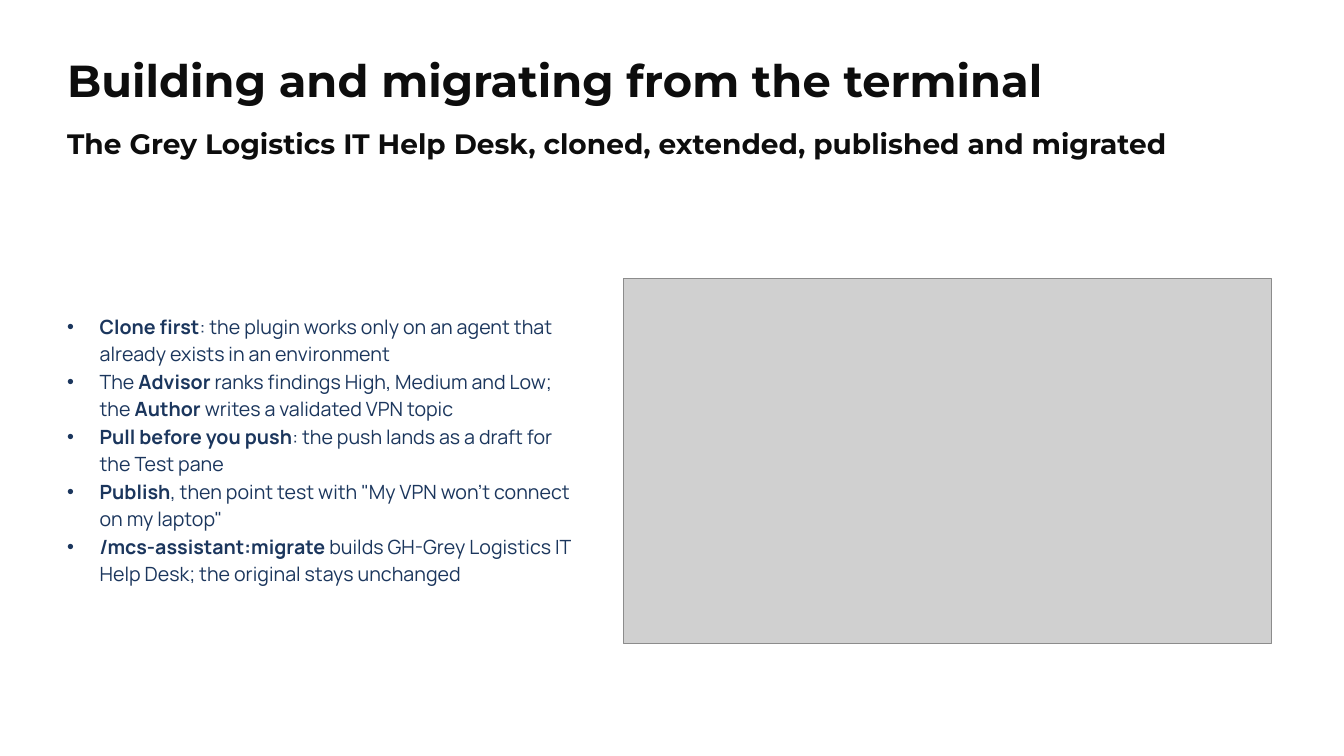
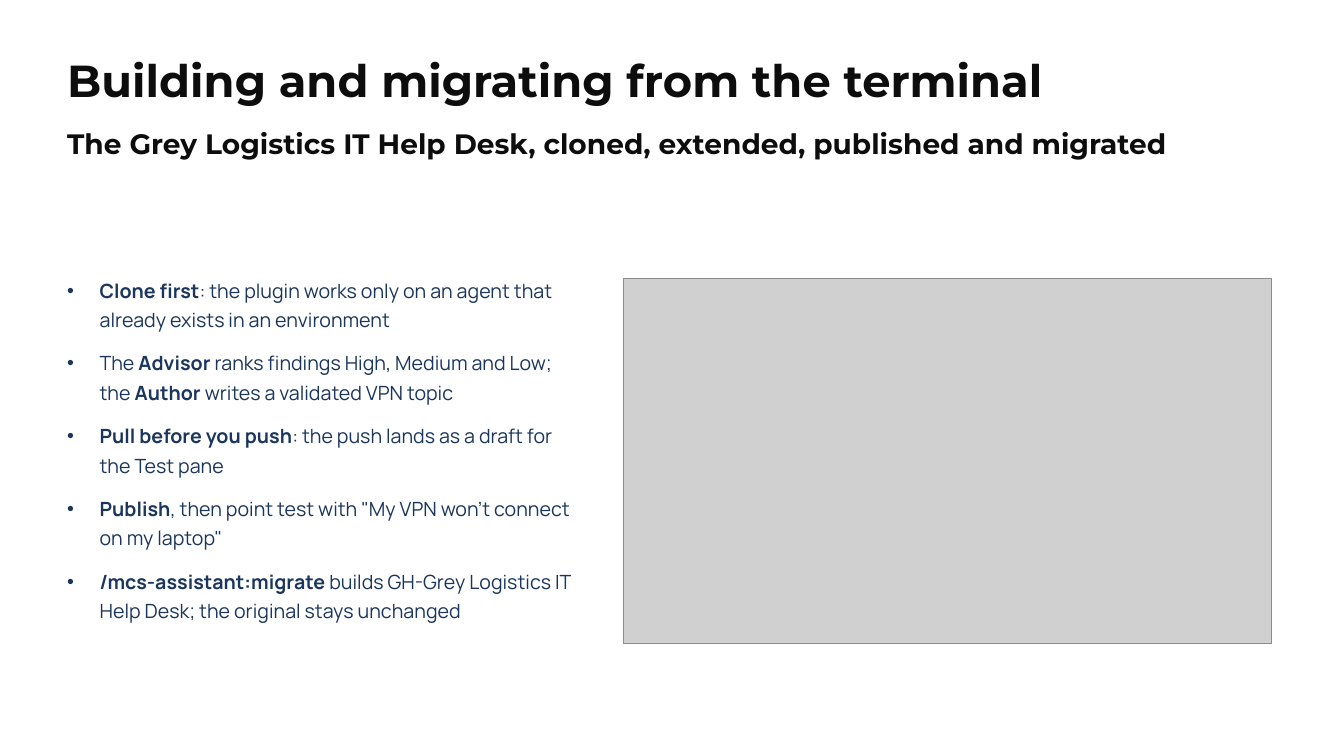
Before and after one commit to alexander-kastil/copilot-studio-agents, a slide deck: slide 23 of demos/07-cs-maintaining/pptx/07-cs-maintaining.pptx. Drawn at 1344x756 pixels with LibreOffice and Linux fonts; fonts in the diff are those of the drawing; grey boxes stand for pictures. Boxes give left, top, right and bottom in pixels: in the first picture for what was removed or moved away, otherwise in the second. Text is boxed around its words. In the diff, an @@ line names an element or a change of style, - is before the commit and + after.

```diff
--- a/demos/07-cs-maintaining/pptx/07-cs-maintaining.pptx
+++ b/demos/07-cs-maintaining/pptx/07-cs-maintaining.pptx
@@ text "Clone first: the plugin works ...": place and size @@
-text "Clone first: the plugin works ..." at [100, 319, 571, 586]
+text "Clone first: the plugin works ..." at [100, 283, 571, 623]
@@ text "Clone first: the plugin works ..." at [100, 283, 571, 623]: line spacing 1.17 to 1.25; more space between paragraphs @@
```
Also in this commit, not shown: 10 other slides changed, 39 other files.
